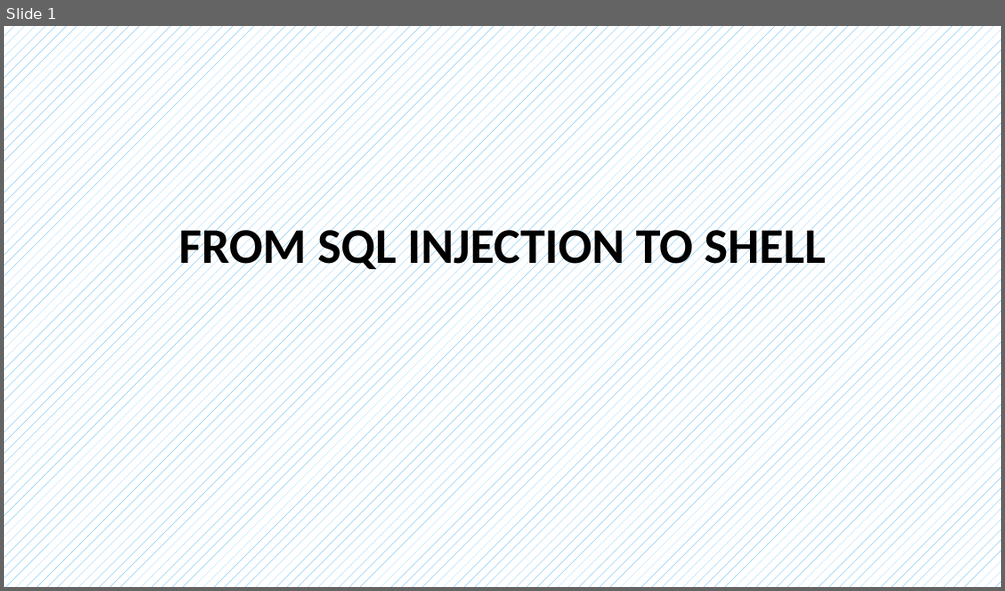
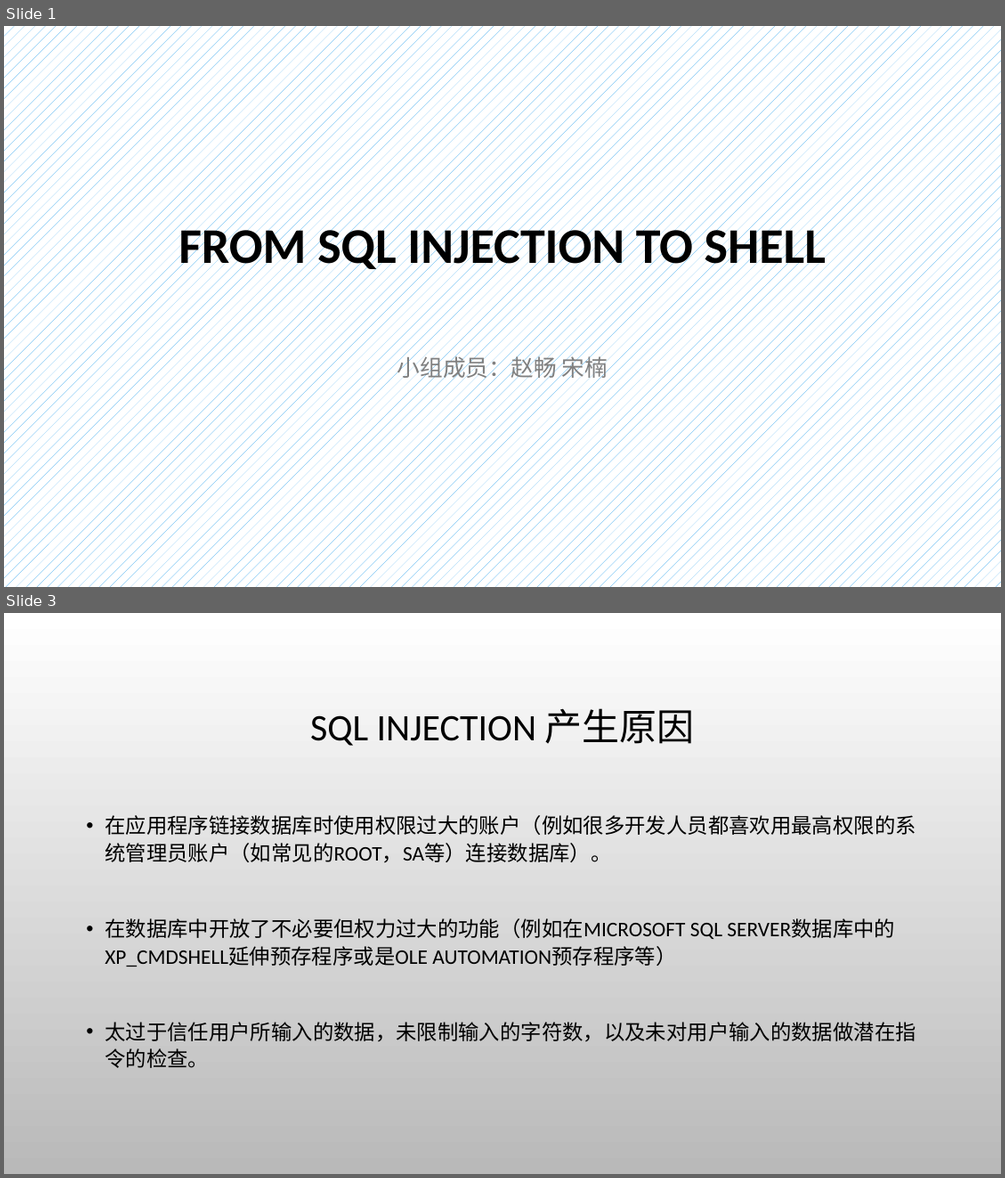
Before and after one commit to CUCCS/ns, a slide deck: 2016-2/zc_snRNA/FlippedClassroom_FromSqlInjectionToShell/From SQL injection to Shell.pptx. Shown one above the other, each under a label of ours: slide 1 before the commit, slides 1 and 3 after it; the slides between them are not shown. The pictures are 1005x591 and 1005x1178 pixels, drawn with LibreOffice and Linux fonts; fonts in the diff are those of the drawing; background and template pictures are left out. Boxes give left, top, right and bottom in pixels: in the first picture for what was removed or moved away, otherwise in the second. Text is boxed around its words. In the diff, an @@ line names an element or a change of style, - is before the commit and + after.

```diff
--- a/2016-2/zc_snRNA/FlippedClassroom_FromSqlInjectionToShell/From SQL injection to Shell.pptx
+++ b/2016-2/zc_snRNA/FlippedClassroom_FromSqlInjectionToShell/From SQL injection to Shell.pptx
@@ slide 3 added at (x1=4, y1=613, x2=1001, y2=1174), background picture (left out) @@
@@ title added at (x1=310, y1=708, x2=695, y2=746), 36 pt, text #000000 @@
+SQL INJECTION 产生原因
@@ text added at (x1=105, y1=815, x2=915, y2=1068), 20 pt, text #000000 @@
+• 在应用程序链接数据库时使用权限过大的账户（例如很多开发人员都喜欢用最高权限的系统管理员账户（如常见的ROOT，SA等）连接数据库）。
+• 在数据库中开放了不必要但权力过大的功能（例如在MICROSOFT SQL SERVER数据库中的XP_CMDSHELL延伸预存程序或是OLE AUTOMATION预存程序等）
+• 太过于信任用户所输入的数据，未限制输入的字符数，以及未对用户输入的数据做潜在指令的检查。
@@ slide 1 changed as well @@
@@ subtitle added at (x1=397, y1=352, x2=607, y2=381), 22 pt, text #808080 @@
+小组成员：赵畅 宋楠
```
Also in this commit, not shown: 9 other slides changed, 17 other slides added, 9 slides removed.
